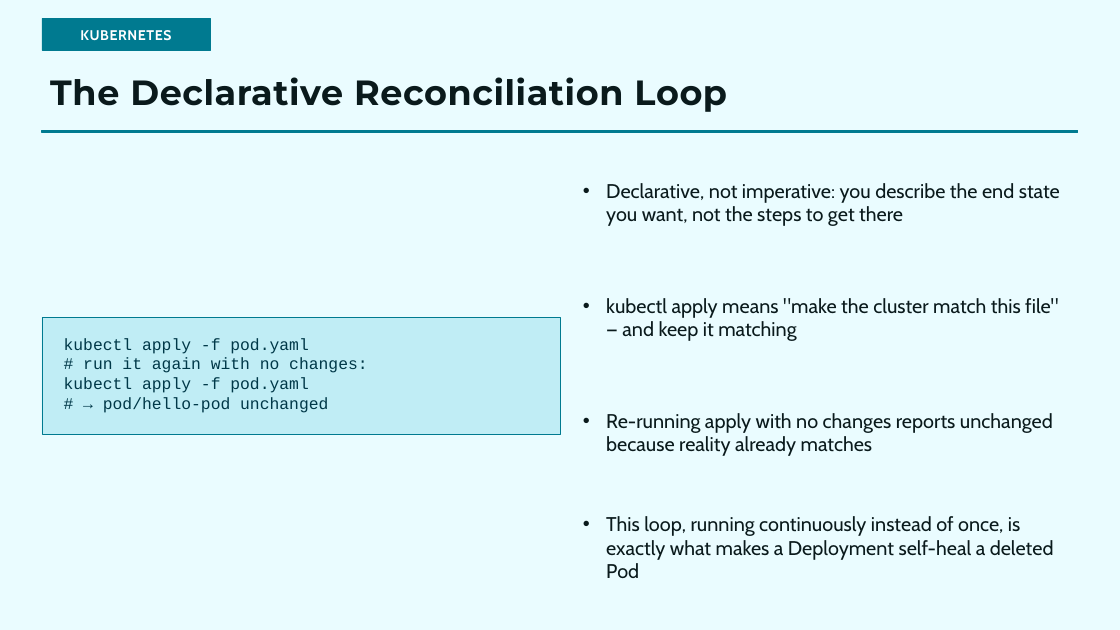
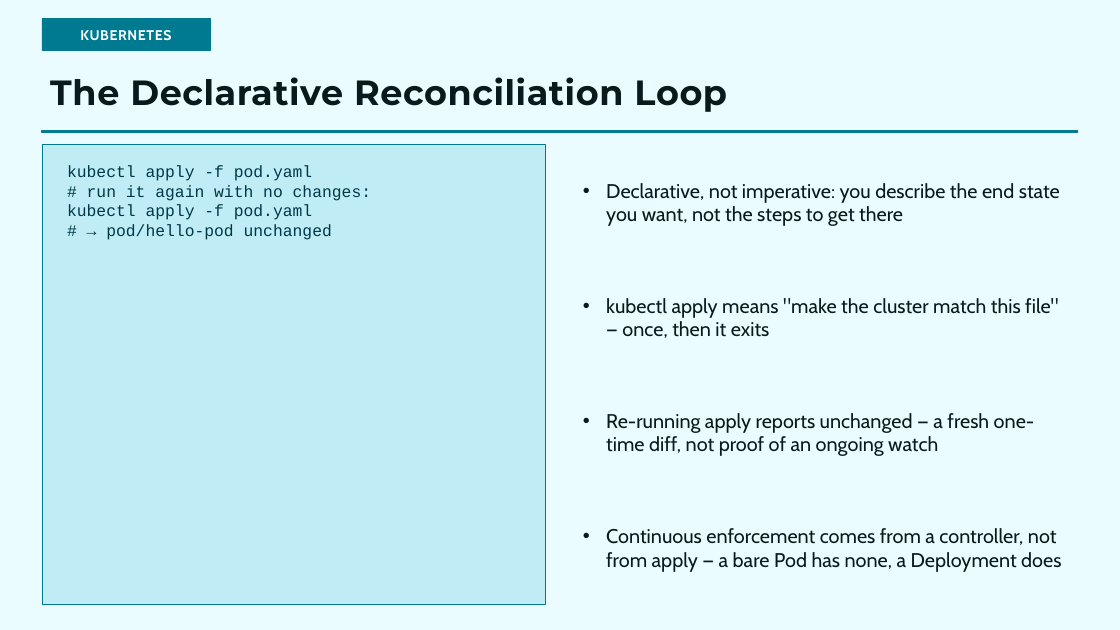
Before and after one commit to choicespecs/kube-self-learn, a slide deck: slide 8 of docs/presentations/KubernetesFundamentals/KubernetesFundamentals.pptx. Drawn at 1120x630 pixels with LibreOffice and Linux fonts; fonts in the diff are those of the drawing. Boxes give left, top, right and bottom in pixels: in the first picture for what was removed or moved away, otherwise in the second. Text is boxed around its words. In the diff, an @@ line names an element or a change of style, - is before the commit and + after.

```diff
--- a/docs/presentations/KubernetesFundamentals/KubernetesFundamentals.pptx
+++ b/docs/presentations/KubernetesFundamentals/KubernetesFundamentals.pptx
@@ rectangle: place and size @@
-rectangle at (42,317,560,434)
+rectangle at (42,145,545,605)
@@ text "kubectl apply -f pod.yaml": place and size @@
-text "kubectl apply -f pod.yaml" at (64,338,367,413)
+text "kubectl apply -f pod.yaml" at (67,165,371,240)
@@ text at (606,298,1058,338): text changed @@
-• kubectl apply means "make the cluster match this file" — and keep it matching
+• kubectl apply means "make the cluster match this file" — once, then it exits
@@ text at (606,413,1035,456): text changed @@
-• Re-running apply with no changes reports unchanged because reality already matches
+• Re-running apply reports unchanged — a fresh one-time diff, not proof of an ongoing watch
@@ text at (606,528,1061,572): text changed @@
-• This loop, running continuously instead of once, is exactly what makes a Deployment self-heal a deleted Pod
+• Continuous enforcement comes from a controller, not from apply — a bare Pod has none, a Deployment does
```
Also in this commit, not shown: 3 other slides changed, 1 other file.
